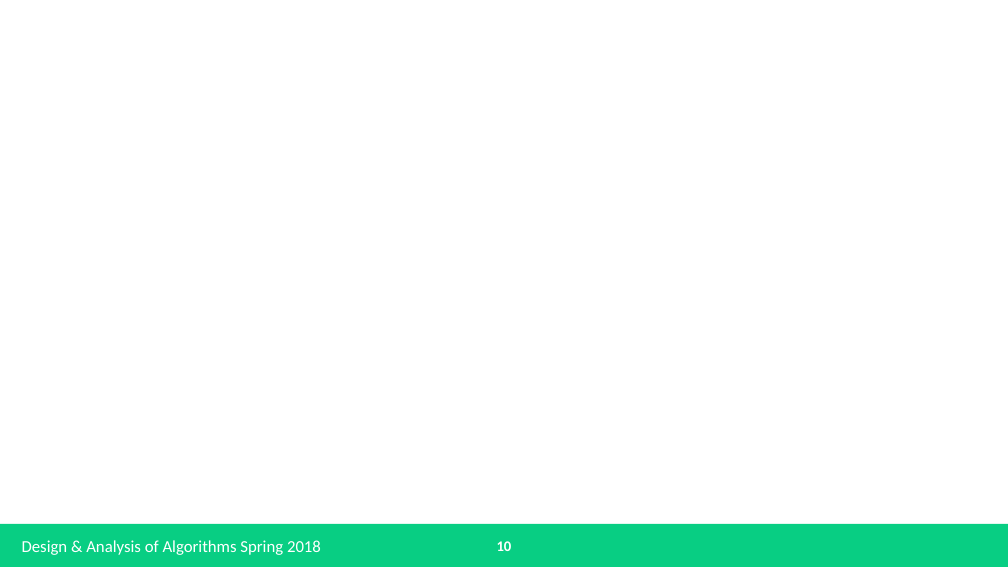
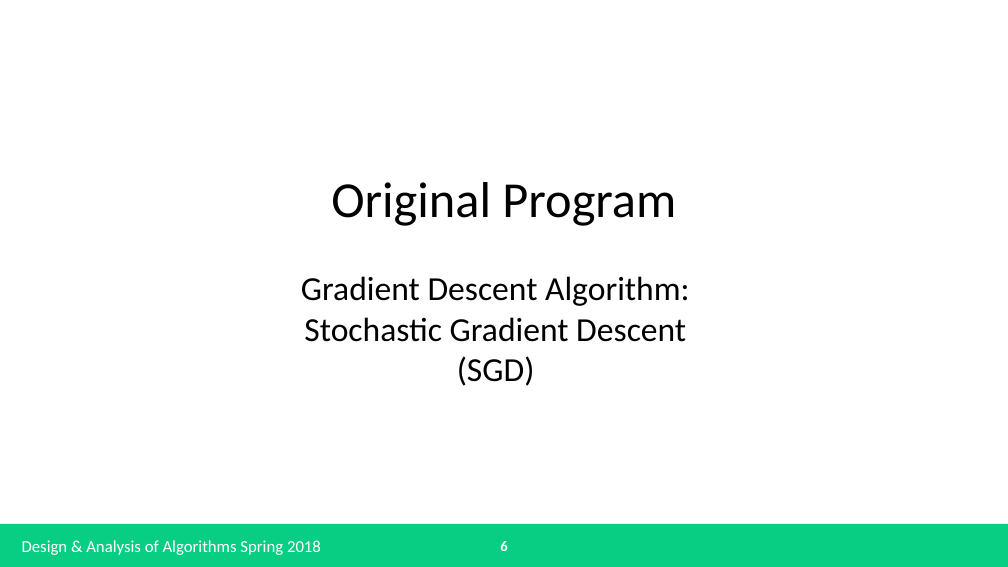
Before and after one commit to bryangreener/School, a slide deck: slide 6 of Spring 2018/Design and Analysis of Algorithms/Research Project/Presentation/Presentation.pptx (slide 10 before the commit). Drawn at 1008x567 pixels with LibreOffice and Linux fonts; fonts in the diff are those of the drawing. Boxes give left, top, right and bottom in pixels: in the first picture for what was removed or moved away, otherwise in the second. Text is boxed around its words. In the diff, an @@ line names an element or a change of style, - is before the commit and + after.

```diff
--- a/Spring 2018/Design and Analysis of Algorithms/Research Project/Presentation/Presentation.pptx
+++ b/Spring 2018/Design and Analysis of Algorithms/Research Project/Presentation/Presentation.pptx
@@ text added at (331,182,676,226), 48 pt, text #000000 @@
+Original Program
@@ text added at (301,276,690,386), 32 pt, text #000000 @@
+Gradient Descent Algorithm:
+Stochastic Gradient Descent
+(SGD)
@@ page number at (500,541,507,551): text changed @@
-10
+6
```
Also in this commit, not shown: 8 other slides changed, 2 slides removed, 17 other files.
